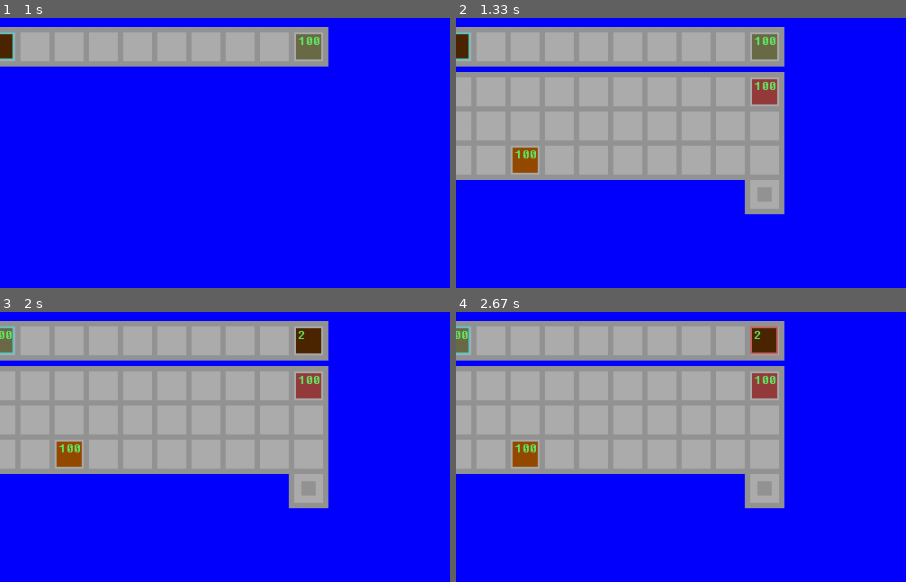
Above: before the commit, frames 1-4 (two rows, left to right).
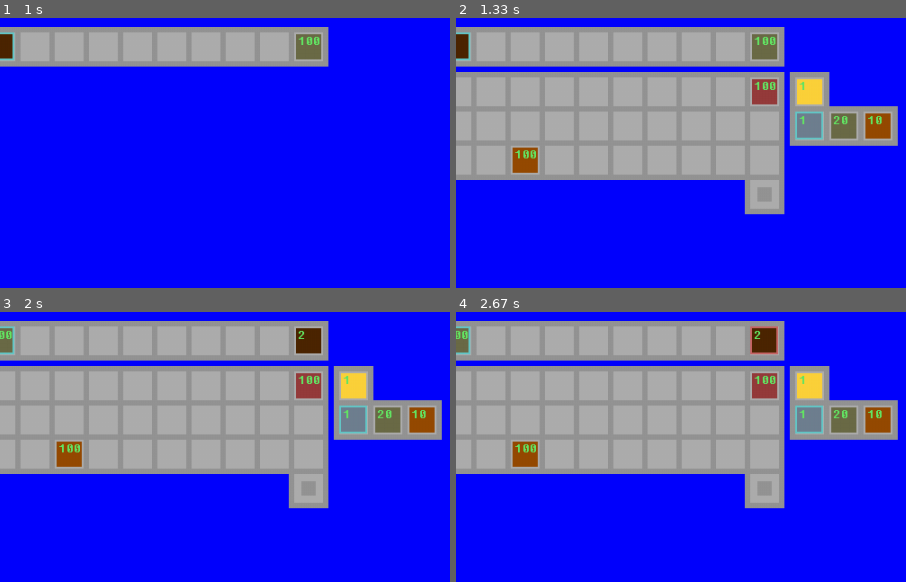
Above: after the commit, the same moments.

Repository: diduk001/terraria-clone-pygame
Game: pygame game, started from Main.py
Same seed, same stepped clock (60 frames per second), same inputs: the game is played once before the commit and once after it.
Inputs:
- Up to frame 1 (1 s): click "2" at 0.38 s; hold D from 0.67 s (still down)
- Up to frame 2 (1.33 s): release D at 1.13 s; tap Tab at 1.17 s
- Up to frame 3 (2 s): click "2" at 1.55 s; click "100" at 1.88 s
- Up to frame 4 (2.67 s): tap Space at 2.17 s; click "2" at 2.55 s
The pictures show only the part of the screen within x 3-53%, y 0-50%; the shares and areas given below are measured in that part.

Frame 1 is identical in both runs. In frame 2, 4.7% of the frame differs, in the area x 74-99%, y 20-48%; in frame 3, 4.7%; in frame 4, 4.7%.

Commit message:
Craft Update (show updated)

Diff:
--- a/Inventory.py
+++ b/Inventory.py
@@ -57,6 +57,14 @@
         self.workbench_is_available = False
         self.furnace_is_available = False
         self.enable_to_craft = [Items.Workbench(), Items.Furnace()]
+
+        self.chosen_recipe = 1
+        self.craft_coordinates = [(0, 0) for i in range(len(self.enable_to_craft))]
+
+        for i in range(len(self.enable_to_craft)):
+            self.craft_coordinates[i] = (self.x + self.width * (self.frame_size + self.cell_size) + 3 * self.frame_size,
+                                         self.y + (self.qapheight + i) * (self.frame_size + self.cell_size)
+                                         + 3 * self.frame_size)
 
     def show(self, screen):
 
@@ -129,6 +137,42 @@
         for i, j in self.to_swap:
             x, y = self.coordinates[i][j]
             pygame.draw.rect(screen, (200, 100, 100), (x, y, self.cell_size - 1, self.cell_size - 1), 2)
+
+        # Отрисовка крафтов
+        if self.is_open:
+            height = len(self.enable_to_craft) * (self. frame_size + self.cell_size) + self.frame_size
+            width = 2 * self.frame_size + self.cell_size
+            x = self.x + self.width * (self.frame_size + self.cell_size) + 2 * self.frame_size
+            y = self.y + self.qapheight * (self.frame_size + self.cell_size) + 2 * self.frame_size
+            pygame.draw.rect(screen, (149, 149, 149), (x, y, width, height), 0)
+
+            for i in range(len(self.enable_to_craft)):
+                x, y = self.craft_coordinates[i]
+                pygame.draw.rect(screen, (174, 174, 174), (x, y, self.cell_size, self.cell_size), 0)
+                item = self.enable_to_craft[i]
+                pygame.draw.rect(screen, item.color, (x + 2, y + 2, 28, 28), 0)
+                font = pygame.font.Font("MainFont.fon", 16)
+                text = font.render(str(item.craft_count), 1, (100, 230, 100))
+                screen.blit(text, (x + 4, y + 2))
+
+            x, y = self.craft_coordinates[self.chosen_recipe]
+            item = self.enable_to_craft[self.chosen_recipe]
+            pygame.draw.rect(screen, (100, 200, 200), (x, y, self.cell_size - 1, self.cell_size - 1), 2)
+            x += self.cell_size + self.frame_size
+            y -= self.frame_size
+            width = len(item.recipe) * (self.frame_size + self.cell_size)
+            height = self.cell_size + 2 * self.frame_size
+            pygame.draw.rect(screen, (149, 149, 149), (x, y, width, height), 0)
+            y += self.frame_size
+            for i in range(len(item.recipe)):
+                pygame.draw.rect(screen, (174, 174, 174), (x, y, self.cell_size, self.cell_size), 0)
+                ingredient, count = item.recipe[i]
+                pygame.draw.rect(screen, ingredient.color, (x + 2, y + 2, 28, 28), 0)
+                font = pygame.font.Font("MainFont.fon", 16)
+                text = font.render(str(count), 1, (100, 230, 100))
+                screen.blit(text, (x + 4, y + 2))
+                x += self.cell_size + self.frame_size
+
 
     def left_swap(self):
         x1, y1 = self.to_swap[0]
@@ -257,6 +301,14 @@
         else:
             self.chosen_cell = (x, y + 1)
 
+    def up_chosen_recipe(self):
+        if self.chosen_recipe != 0:
+            self.chosen_recipe -= 1
+
+    def down_chosen_recipe(self):
+        if self.chosen_recipe != len(self.enable_to_craft) - 1:
+            self.chosen_recipe += 1
+
     def item_count(self, item_id):
         count = 0
         for i in range(self.qapheight + self.bpheight):
--- a/Items.py
+++ b/Items.py
@@ -15,6 +15,7 @@
         self.name = str()
         self.color = tuple()
         self.recipe = list(tuple())
+        self.craft_count = int()
         self.max_stack = int()
 
 
@@ -27,6 +28,7 @@
         self.name = "Void"
         self.color = ()
         self.recipe = []
+        self.craft_count = 0
         self.max_stack = 0
 
 
@@ -53,14 +55,9 @@
         super().__init__(id)
 
         # Список предметов (id), доступных для крафта;
-
+        self.craft_count = 1
         self.enable_to_craft = list()
 
-    # функция крафта (обмена ресурсов на продукт);
-
-    def craft(self, id):
-        pass
-
 
 # Пердметы - инструменты (мечи, кирки, топоры);
 
@@ -69,7 +66,7 @@
         super().__init__(id)
 
         # Инструменты не стакаются =(
-
+        self.craft_count = 1
         self.max_stack = 1
 
         # Тип инструмента (меч, кирка, топор); Наносимый урон (есть у всех инструментов); Эффективность инструмента;
--- a/Main.py
+++ b/Main.py
@@ -50,12 +50,12 @@
                     inventory.right_clicked(event.pos)
                 if event.button == 4:
                     if inventory.is_open:
-                        pass
+                        inventory.up_chosen_recipe()
                     else:
                         inventory.up_chosen_cell()
                 if event.button == 5:
                     if inventory.is_open:
-                        pass
+                        inventory.down_chosen_recipe()
                     else:
                         inventory.down_chosen_cell()
 
